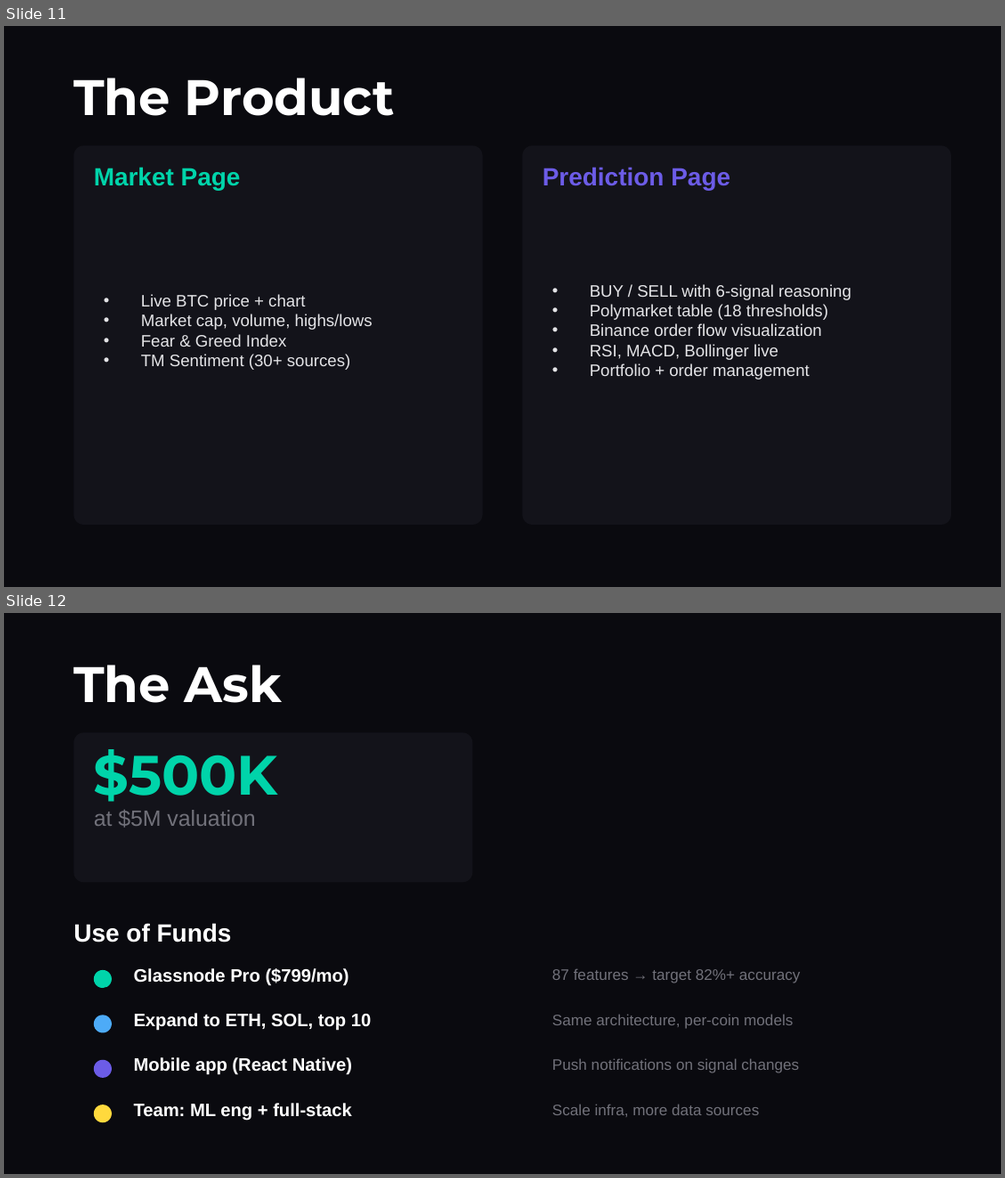
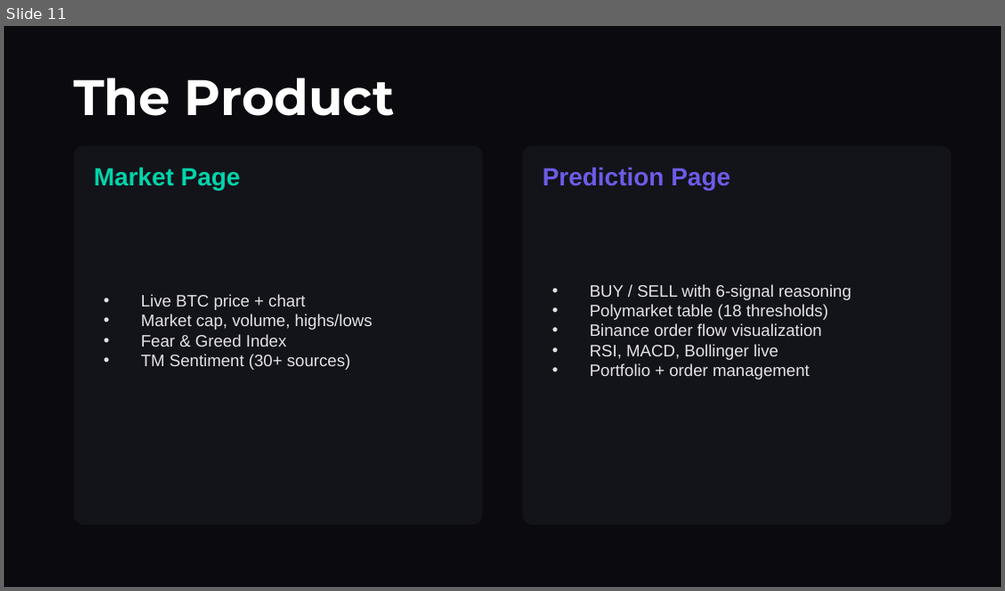
Before and after one commit to saieshagupta-cpu/truemarkets-predictions, a slide deck: TrueMarkets_Pitch_Deck.pptx. Shown one above the other, each under a label of ours: slides 11 and 12 before the commit, slide 11 after it. The pictures are 1005x1178 and 1005x591 pixels, drawn with LibreOffice and Linux fonts; fonts in the diff are those of the drawing. Boxes give left, top, right and bottom in pixels: in the first picture for what was removed or moved away, otherwise in the second. Text is boxed around its words. In the diff, an @@ line names an element or a change of style, - is before the commit and + after.

```diff
--- a/TrueMarkets_Pitch_Deck.pptx
+++ b/TrueMarkets_Pitch_Deck.pptx
@@ slide 12 removed at [4, 613, 1001, 1174], background #0A0A0F @@
@@ text removed at [73, 665, 282, 703] @@
-The Ask
@@ rounded rectangle removed at [73, 732, 472, 882] @@
@@ text removed at [94, 749, 278, 802] @@
-$500K
@@ text removed at [94, 810, 255, 827] @@
-at $5M valuation
@@ text removed at [73, 923, 232, 942] @@
-Use of Funds
@@ ellipse removed at [94, 970, 112, 988] @@
@@ text removed at [134, 968, 349, 986] @@
-Glassnode Pro ($799/mo)
@@ text removed at [552, 969, 801, 983] @@
-87 features → target 82%+ accuracy
@@ text removed at [134, 1013, 371, 1030] @@
-Expand to ETH, SOL, top 10
@@ ellipse removed at [94, 1014, 112, 1033] @@
@@ text removed at [552, 1013, 793, 1029] @@
-Same architecture, per-coin models
@@ ellipse removed at [94, 1060, 112, 1078] @@
@@ text removed at [134, 1057, 352, 1075] @@
-Mobile app (React Native)
@@ text removed at [552, 1058, 799, 1073] @@
-Push notifications on signal changes
@@ ellipse removed at [94, 1104, 112, 1122] @@
@@ text removed at [134, 1103, 352, 1120] @@
-Team: ML eng + full-stack
@@ text removed at [552, 1103, 759, 1117] @@
-Scale infra, more data sources
```
Also in this commit, not shown: 3 slides changed, 3 other files.
